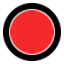
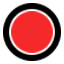
Comparing the layer stacks of the two 64 × 64 images. Changes:
painted on "Layer 1" over [10, 10, 54, 54]
